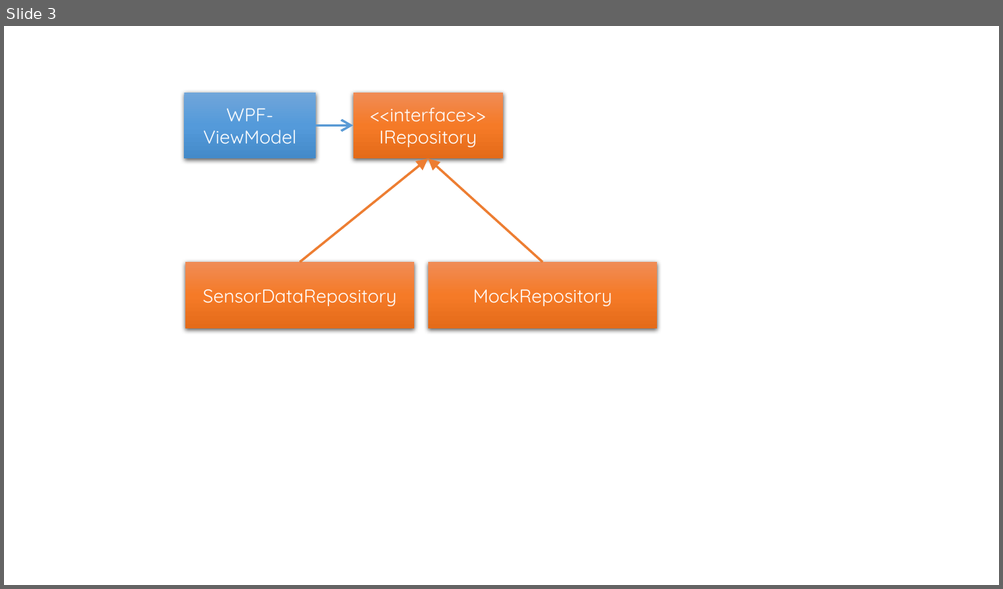
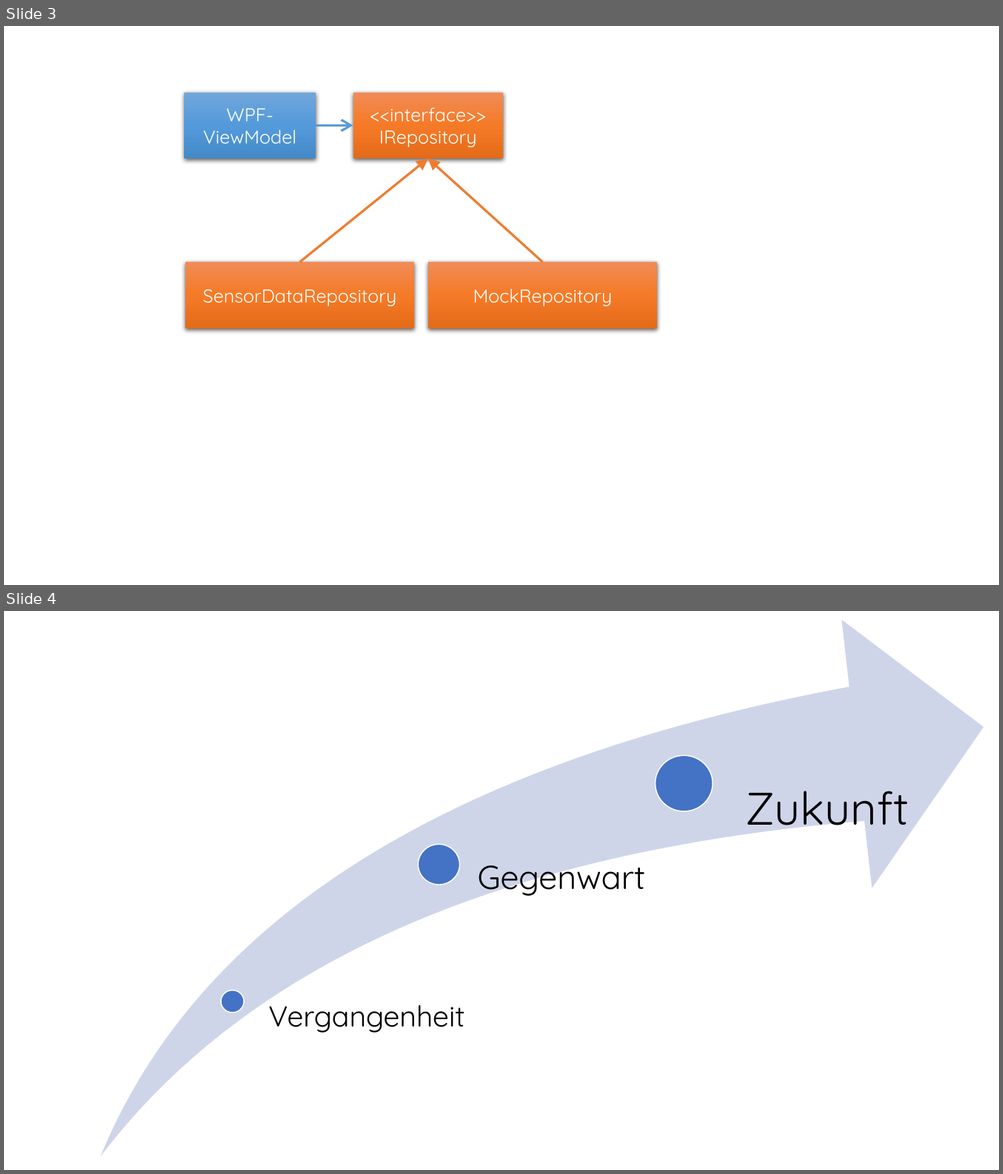
Before and after one commit to OTHRegensburgDT/dt_proj_ws16_17, a slide deck: doc/gui/Bilder/Präsentation1.pptx. Shown one above the other, each under a label of ours: slide 3 before the commit, slides 3 and 4 after it. The pictures are 1003x589 and 1003x1174 pixels, drawn with LibreOffice and Linux fonts; fonts in the diff are those of the drawing. Boxes give left, top, right and bottom in pixels: in the first picture for what was removed or moved away, otherwise in the second. Text is boxed around its words. In the diff, an @@ line names an element or a change of style, - is before the commit and + after.

Commit message:
ADD gui präsentation

```diff
--- a/doc/gui/Bilder/Präsentation1.pptx
+++ b/doc/gui/Bilder/Präsentation1.pptx
@@ slide 4 added at box(4, 611, 999, 1170), background #FFFFFF @@
@@ group added at box(100, 620, 983, 1157): 3 ellipses, 3 texts, 1 swoosh arrow @@
+Vergangenheit
+Gegenwart
+Zukunft
```
Also in this commit, not shown: 3 other files.
